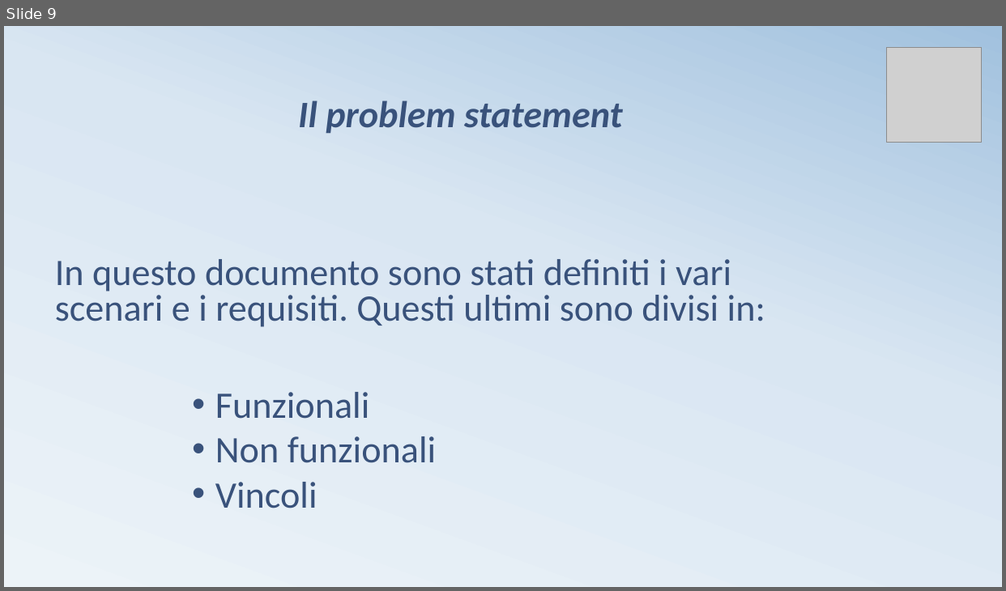
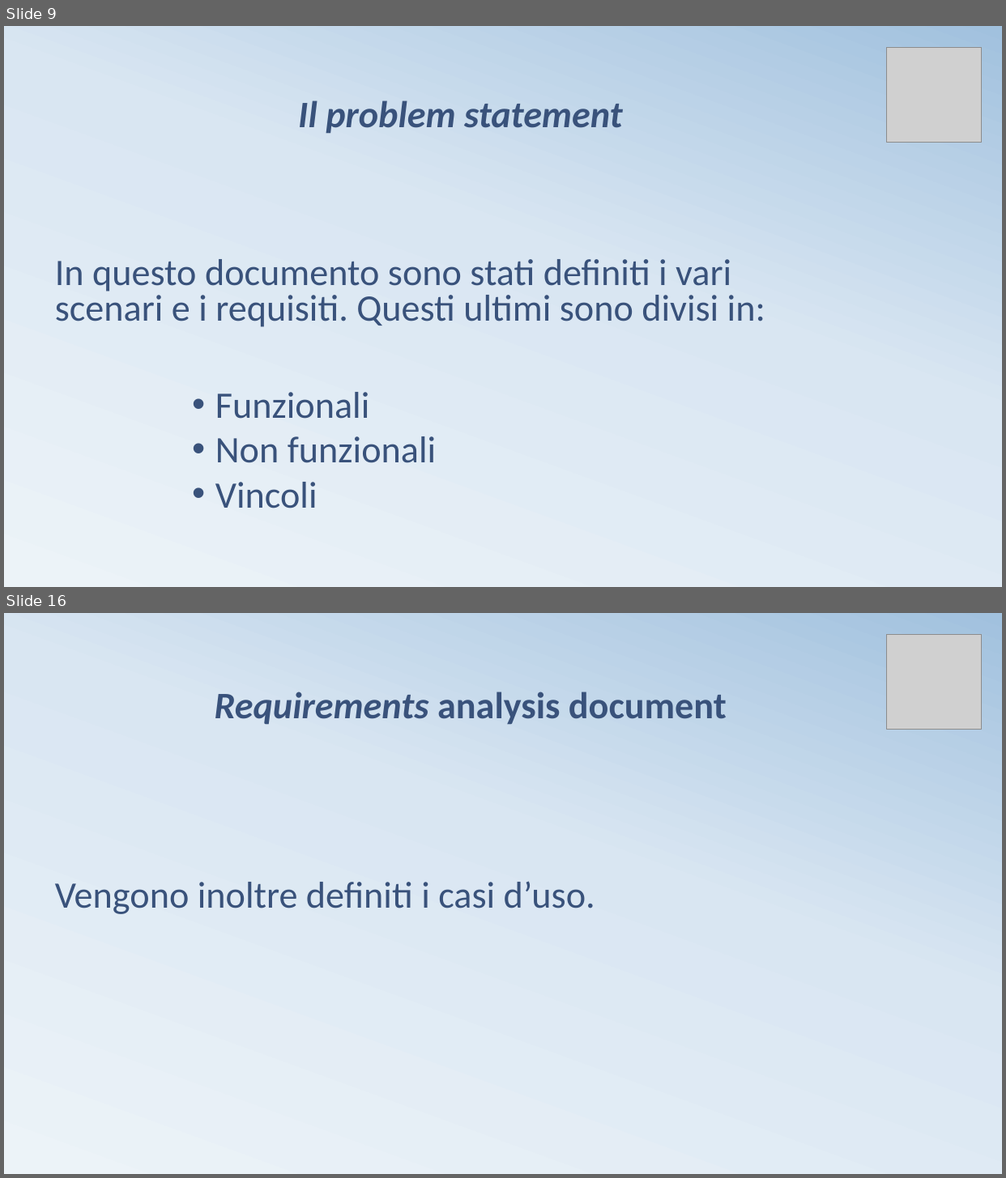
Before and after one commit to kekkox/Carcheck, a slide deck: Work product/Presentazione CarCheck.pptx. Shown one above the other, each under a label of ours: slide 9 before the commit, slides 9 and 16 after it; the slides between them are not shown. The pictures are 1006x591 and 1006x1178 pixels, drawn with LibreOffice and Linux fonts; fonts in the diff are those of the drawing; grey boxes stand for pictures. Boxes give left, top, right and bottom in pixels: in the first picture for what was removed or moved away, otherwise in the second. Text is boxed around its words. In the diff, an @@ line names an element or a change of style, - is before the commit and + after.

```diff
--- a/Work product/Presentazione CarCheck.pptx
+++ b/Work product/Presentazione CarCheck.pptx
@@ slide 16 added at (x1=4, y1=613, x2=1002, y2=1174), background gradient #ECF3F8 to #D9E6F2 to #A1C1DE @@
@@ picture added at (x1=886, y1=635, x2=981, y2=730) @@
@@ text added at (x1=215, y1=692, x2=727, y2=724), 36 pt, text #39527B, bold @@
+Requirements analysis document
@@ title added at (x1=55, y1=881, x2=595, y2=914), 36 pt, text #39527B @@
+Vengono inoltre definiti i casi d’uso.
```
Also in this commit, not shown: 3 slides changed, 23 other slides added, 13 slides removed.
